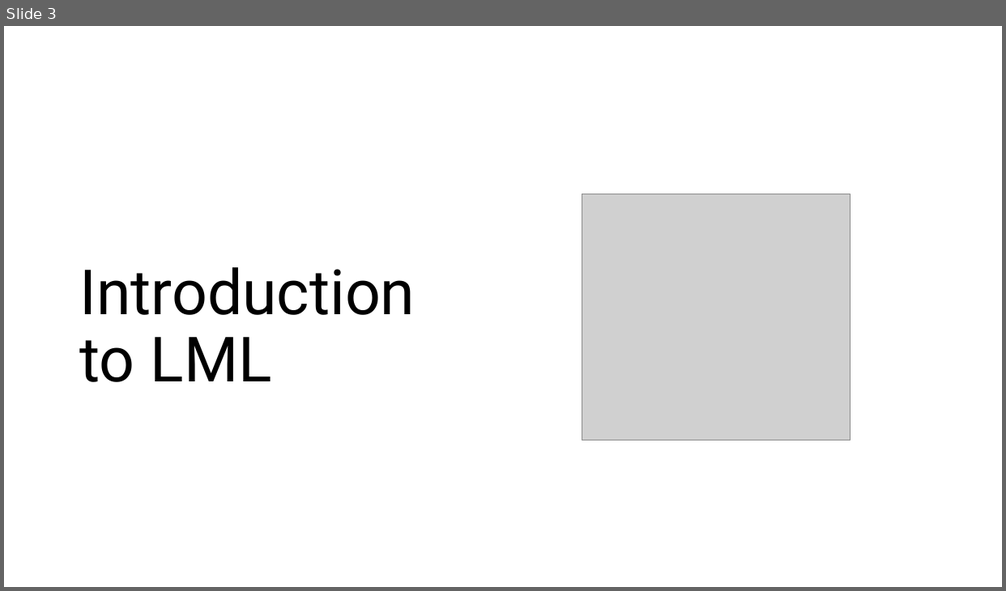
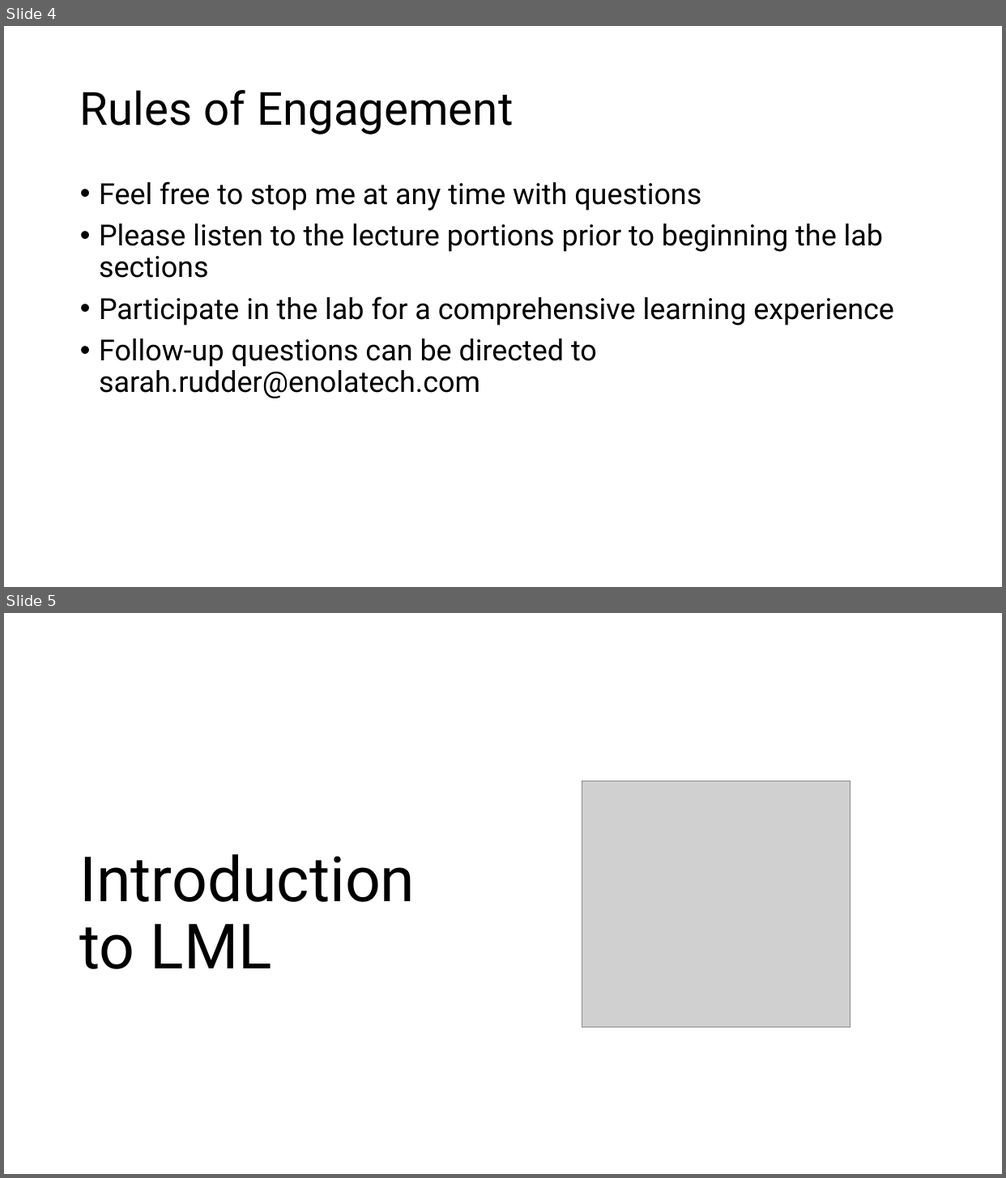
Before and after one commit to srudder16/Lifecycle_Modeling, a slide deck: 2025_WSRC/2026 WSRC Tutorial.pptx. Shown one above the other, each under a label of ours: slide 3 before the commit, slides 4 and 5 after it. The pictures are 1006x591 and 1006x1178 pixels, drawn with LibreOffice and Linux fonts; fonts in the diff are those of the drawing; grey boxes stand for pictures. Boxes give left, top, right and bottom in pixels: in the first picture for what was removed or moved away, otherwise in the second. Text is boxed around its words. In the diff, an @@ line names an element or a change of style, - is before the commit and + after.

```diff
--- a/2025_WSRC/2026 WSRC Tutorial.pptx
+++ b/2025_WSRC/2026 WSRC Tutorial.pptx
@@ slide 4 added at (4,26,1002,587), background #FFFFFF @@
@@ title added at (80,90,513,135), 44 pt, text #000000 @@
+Rules of Engagement
@@ text added at (99,182,894,399), 28 pt, text #000000 @@
+• Feel free to stop me at any time with questions
+• Please listen to the lecture portions prior to beginning the lab sections
+• Participate in the lab for a comprehensive learning experience
+• Follow-up questions can be directed to sarah.rudder@enolatech.com
@@ what was slide 3 is now slide 5 @@
```
Also in this commit, not shown: 4 slides changed, 5 other slides added, 4 slides removed, 1 other file.
